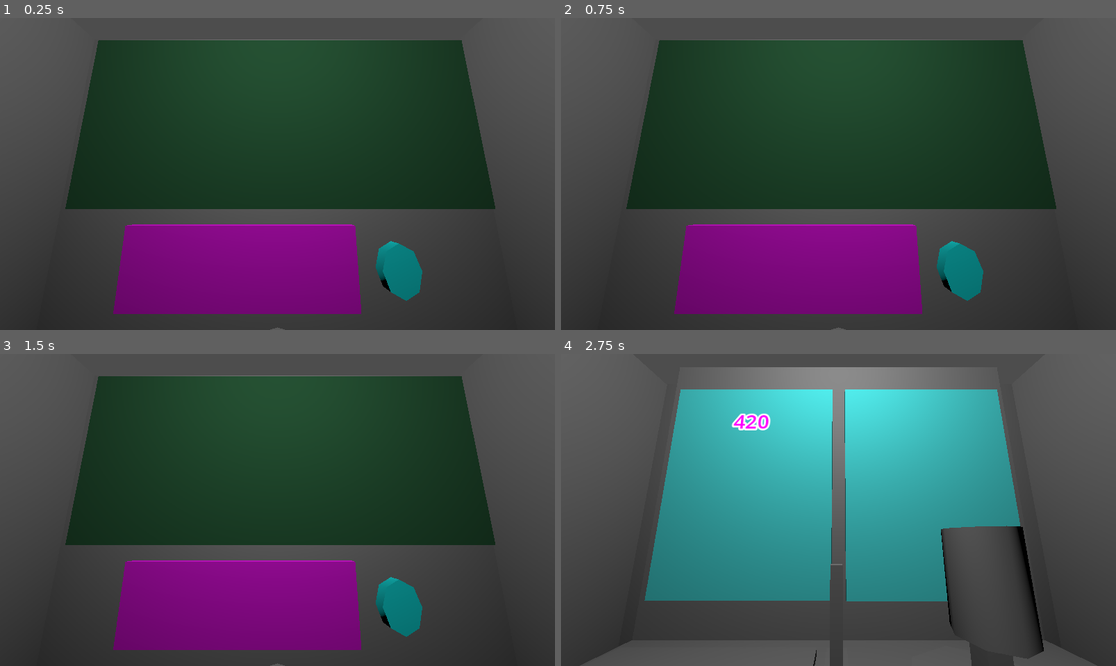
Above: before the commit, frames 1-4 (two rows, left to right).
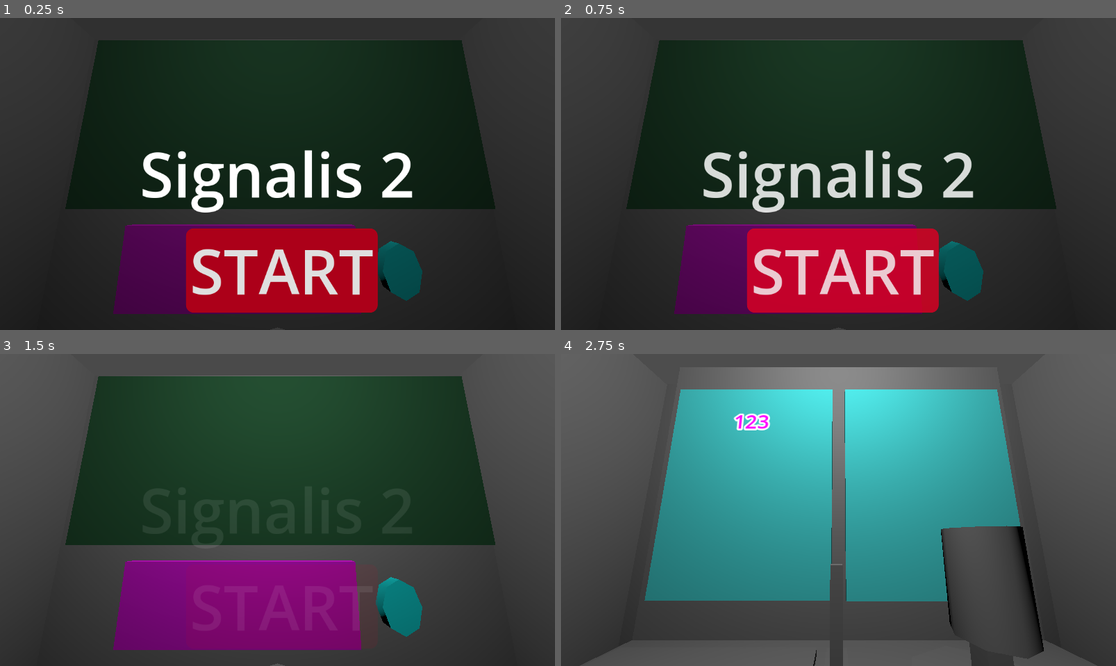
Above: after the commit, the same moments.

Repository: YamatoDev/L-Week-Project-2025
Game: Godot game, scene res://room.tscn
Two runs of this game, one before a commit and one after it. Both use one fixed random seed, a clock stepped at 60 frames per second and the inputs below.
Inputs (mouse positions are in pixels of both pictures, inside the frame that each line leads up to):
- Up to frame 1 (0.25 s): no input
- Up to frame 2 (0.75 s): click (844, 270) at 0.5 s, where only the run after the commit has a clickable "START"
- Up to frame 3 (1.5 s): click (283, 606) at 1.25 s, where only the run after the commit has a clickable "START"
- Up to frame 4 (2.75 s): tap Enter at 2 s; move the mouse to (960, 494) at 2.02 s; hold Tab (change_cam) from 2.03 s (still down); click (960, 494) at 2.17 s

The runs differ from the first frame. In frame 1, 54% of the frame differs, in the area x 0-100%, y 0-100%; in frame 2, 27%; in frame 3, less than 0.1%; in frame 4, 0.2%.

Commit message:
Added a menu screen
 Simple menu screen. Entirely placeholders btw lmao

Diff:
--- /dev/null
+++ b/menu_screen.tscn
@@ -0,0 +1,129 @@
+[gd_scene load_steps=9 format=3 uid="uid://ccu2lukg30iav"]
+
+[ext_resource type="Script" uid="uid://be160eqrwc3x3" path="res://menu_scripts/menu_screen.gd" id="1_tuusc"]
+
+[sub_resource type="StyleBoxEmpty" id="StyleBoxEmpty_tuusc"]
+
+[sub_resource type="StyleBoxFlat" id="StyleBoxFlat_ylmtb"]
+bg_color = Color(0.852975, 0.00018978, 0.135521, 1)
+corner_radius_top_left = 16
+corner_radius_top_right = 16
+corner_radius_bottom_right = 16
+corner_radius_bottom_left = 16
+expand_margin_left = 8.0
+expand_margin_right = 8.0
+
+[sub_resource type="StyleBoxFlat" id="StyleBoxFlat_tuusc"]
+bg_color = Color(0.511574, 0, 0.0638546, 1)
+corner_radius_top_left = 16
+corner_radius_top_right = 16
+corner_radius_bottom_right = 16
+corner_radius_bottom_left = 16
+expand_margin_left = 8.0
+expand_margin_right = 8.0
+
+[sub_resource type="StyleBoxFlat" id="StyleBoxFlat_iefc8"]
+bg_color = Color(0.676332, 0, 0.0976794, 1)
+corner_radius_top_left = 16
+corner_radius_top_right = 16
+corner_radius_bottom_right = 16
+corner_radius_bottom_left = 16
+expand_margin_left = 8.0
+expand_margin_right = 8.0
+
+[sub_resource type="Animation" id="Animation_tuusc"]
+length = 0.001
+tracks/0/type = "value"
+tracks/0/imported = false
+tracks/0/enabled = true
+tracks/0/path = NodePath(".:modulate")
+tracks/0/interp = 1
+tracks/0/loop_wrap = true
+tracks/0/keys = {
+"times": PackedFloat32Array(0),
+"transitions": PackedFloat32Array(1),
+"update": 0,
+"values": [Color(1, 1, 1, 1)]
+}
+
+[sub_resource type="Animation" id="Animation_mgwy5"]
+resource_name = "fade_out"
+tracks/0/type = "value"
+tracks/0/imported = false
+tracks/0/enabled = true
+tracks/0/path = NodePath(".:modulate")
+tracks/0/interp = 1
+tracks/0/loop_wrap = true
+tracks/0/keys = {
+"times": PackedFloat32Array(0, 1),
+"transitions": PackedFloat32Array(1, 1),
+"update": 0,
+"values": [Color(1, 1, 1, 1), Color(1, 1, 1, 0)]
+}
+
+[sub_resource type="AnimationLibrary" id="AnimationLibrary_iefc8"]
+_data = {
+&"RESET": SubResource("Animation_tuusc"),
+&"fade_out": SubResource("Animation_mgwy5")
+}
+
+[node name="menu_screen" type="Control"]
+layout_mode = 3
+anchors_preset = 15
+anchor_right = 1.0
+anchor_bottom = 1.0
+grow_horizontal = 2
+grow_vertical = 2
+script = ExtResource("1_tuusc")
+
+[node name="black_bg" type="ColorRect" parent="."]
+self_modulate = Color(1, 1, 1, 0.368627)
+layout_mode = 1
+anchors_preset = 8
+anchor_left = 0.5
+anchor_top = 0.5
+anchor_right = 0.5
+anchor_bottom = 0.5
+offset_left = -587.0
+offset_top = -332.0
+offset_right = -547.0
+offset_bottom = -292.0
+grow_horizontal = 2
+grow_vertical = 2
+scale = Vector2(29.3889, 16.7101)
+color = Color(0, 0, 0, 1)
+
+[node name="title" type="Label" parent="."]
+layout_mode = 1
+anchors_preset = -1
+anchor_left = 0.251736
+anchor_top = 0.364969
+anchor_right = 0.747082
+anchor_bottom = 0.635031
+offset_right = 1.36194
+grow_horizontal = 2
+grow_vertical = 2
+scale = Vector2(0.997619, 1)
+theme_override_font_sizes/font_size = 128
+text = "Signalis 2"
+metadata/_edit_use_anchors_ = true
+
+[node name="Button" type="Button" parent="."]
+layout_mode = 0
+offset_left = 394.0
+offset_top = 437.0
+offset_right = 776.0
+offset_bottom = 612.0
+theme_override_font_sizes/font_size = 128
+theme_override_styles/focus = SubResource("StyleBoxEmpty_tuusc")
+theme_override_styles/hover = SubResource("StyleBoxFlat_ylmtb")
+theme_override_styles/pressed = SubResource("StyleBoxFlat_tuusc")
+theme_override_styles/normal = SubResource("StyleBoxFlat_iefc8")
+text = "START"
+
+[node name="fade_to_black" type="AnimationPlayer" parent="."]
+libraries = {
+&"": SubResource("AnimationLibrary_iefc8")
+}
+
+[connection signal="pressed" from="Button" to="." method="_on_start_button_pressed"]
--- /dev/null
+++ b/menu_scripts/menu_screen.gd
@@ -0,0 +1,22 @@
+extends Control
+
+#Code by Kaizen
+#This is a simple Menu to act as a gate for new players. They must first press the big red button to start the game.
+
+#creates a signal so it can be used by main scene tree
+signal request_code_display(game_id: int)
+
+@onready var anim_player = $fade_to_black
+
+#disables input when loaded
+func _ready() -> void:
+	get_tree().paused = true
+
+#disables this node so you can play the game
+func _on_start_button_pressed() -> void:
+	GameIdManager._find_code()
+	emit_signal("request_code_display", GameIdManager.game_id)
+	anim_player.play("fade_out")
+	await anim_player.animation_finished
+	get_tree().paused = false
+	queue_free()
--- a/project.godot
+++ b/project.godot
@@ -25,6 +25,13 @@
 
 [input]
 
+ui_accept={
+"deadzone": 0.5,
+"events": [Object(InputEventKey,"resource_local_to_scene":false,"resource_name":"","device":0,"window_id":0,"alt_pressed":false,"shift_pressed":false,"ctrl_pressed":false,"meta_pressed":false,"pressed":false,"keycode":4194309,"physical_keycode":0,"key_label":0,"unicode":0,"location":0,"echo":false,"script":null)
+, Object(InputEventKey,"resource_local_to_scene":false,"resource_name":"","device":0,"window_id":0,"alt_pressed":false,"shift_pressed":false,"ctrl_pressed":false,"meta_pressed":false,"pressed":false,"keycode":4194310,"physical_keycode":0,"key_label":0,"unicode":0,"location":0,"echo":false,"script":null)
+, Object(InputEventKey,"resource_local_to_scene":false,"resource_name":"","device":0,"window_id":0,"alt_pressed":false,"shift_pressed":false,"ctrl_pressed":false,"meta_pressed":false,"pressed":false,"keycode":32,"physical_keycode":0,"key_label":0,"unicode":32,"location":0,"echo":false,"script":null)
+]
+}
 change_cam={
 "deadzone": 0.2,
 "events": [Object(InputEventKey,"resource_local_to_scene":false,"resource_name":"","device":0,"window_id":0,"alt_presse …(194 unchanged characters)…
--- a/room.tscn
+++ b/room.tscn
@@ -10,6 +10,7 @@
 [ext_resource type="Resource" uid="uid://24o66tjeg7be" path="res://placeholders/monster_data/suzuka.tres" id="6_xwbdb"]
 [ext_resource type="Resource" uid="uid://chllexgl30bmp" path="res://placeholders/monster_data/golshi.tres" id="8_mb7s7"]
 [ext_resource type="Script" uid="uid://b4u4d0lwaor02" path="res://scripts/code_manager.gd" id="9_42v8c"]
+[ext_resource type="PackedScene" uid="uid://ccu2lukg30iav" path="res://menu_screen.tscn" id="11_xorjj"]
 
 [sub_resource type="StandardMaterial3D" id="StandardMaterial3D_88gup"]
 albedo_color = Color(1, 0, 1, 1)
@@ -23,6 +24,7 @@
 albedo_color = Color(0.32549, 1, 1, 1)
 
 [node name="room" type="Node3D"]
+process_mode = 1
 
 [node name="Camera3D" type="Camera3D" parent="."]
 transform = Transform3D(-4.37114e-08, -0.165048, -0.986286, 0, 0.986286, -0.165048, 1, -7.21446e-09, -4.31119e-08, 0.144829, 1.25, 0)
@@ -154,3 +156,8 @@
 
 [node name="OmniLight3D" type="OmniLight3D" parent="."]
 transform = Transform3D(1, 0, 0, 0, 1, 0, 0, 0, 1, 0, 2.78648, 0)
+
+[node name="menu_screen" parent="." instance=ExtResource("11_xorjj")]
+process_mode = 3
+
+[connection signal="request_code_display" from="menu_screen" to="CodeManager" method="_on_menu_screen_request_code_display"]
--- a/scripts/code_manager.gd
+++ b/scripts/code_manager.gd
@@ -1,8 +1,10 @@
 extends Node
+
+#Code by Kaizen
 
 @onready var code_display = $code_display
 
-func _ready() -> void:
-	var game_id = GameIdManager.game_id
+#uses the signal created in MENU_SCREEN.GD to apply it in CODEMANAGER node
+func _on_menu_screen_request_code_display(game_id: int) -> void:
 	code_display.text = str(game_id)
 	print("Current game_id: ", game_id)
--- a/scripts/game_id_manager.gd
+++ b/scripts/game_id_manager.gd
@@ -1,5 +1,6 @@
 extends Node
 
+#Code by Kaizen
 #This script manages the unique IDs of each game. It will choose a new ID and will never repeat the last one.
 #GAME_ID will be displayed using CODE_MANAGER script
 
@@ -14,7 +15,7 @@
 var id_array = [123, 456, 789, 691, 420, 360] #placeholders - replace with real codes
 var temp_num
 
-func _ready() -> void:
+func _find_code() -> void:
 	#finds old id stored in USER://ID_DATA.CFG
 	prev_id = _load_prev_id()
 	#unique id every game
@@ -32,10 +33,10 @@
 	return -1
 
 #repeats until unique id is made
-func _pick_unique_id(prev_id: int) -> int:
+func _pick_unique_id(previous: int) -> int:
 	temp_num = randi_range(0, id_array.size() - 1)
 	var temp_id = id_array[temp_num]
-	while temp_id == prev_id:
+	while temp_id == previous:
 		print("Previous GAME_ID used. Rerandomizing...")
 		temp_num = randi_range(0, id_array.size() - 1)
 		temp_id = id_array[temp_num]
Not shown, added: menu_scripts/menu_screen.gd.uid
Not shown: 1 places in room.tscn that only renumber resources
